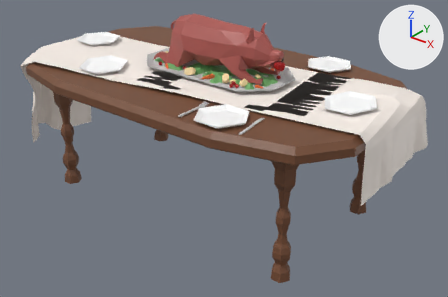
One commit to the FBX model unity/Basic/Assets/Models/Furniture/dining_table.fbx: the scene before it, then after it.
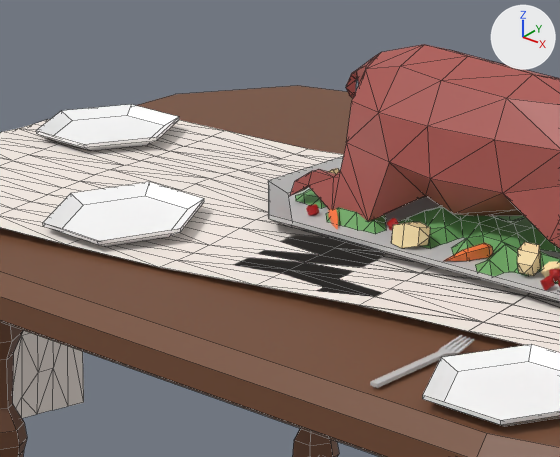
The first picture shows the older version from a 50 mm camera at (0.0672, -0.0795, 0.0604) aimed at (0.0035, 0.0002, 0.0111). The close-ups show both versions on the part from 15% to 52% of the width and 0% to 47% of the height of that picture; other places that the commit changed are outside them. Every picture has the same lights, and +X, +Y and +Z are marked at upper right. The close-ups show mesh edges as thin lines. Where no turn or scale is listed for an object, it has been applied to the vertices.

The older version as bpy lines, for what is in view:
```python
me_mesh_003 = bpy.data.meshes.new('Mesh.003')
me_mesh_003.from_pydata(...)  # 24 vertices, 20 faces; spans x -1.0..1.0, y -0.03..0.0, z -0.87..0.87
me_mesh_003.materials.append(mat_table)  # picture img_table_map_png
me_mesh_004 = bpy.data.meshes.new('Mesh.004')
me_mesh_004.from_pydata(...)  # 24 vertices, 20 faces; spans x -1.0..1.0, y -0.03..0.0, z -0.87..0.87
me_mesh_004.materials.append(mat_table)  # picture img_table_map_png
me_mesh_008 = bpy.data.meshes.new('Mesh.008')
me_mesh_008.from_pydata(...)  # 40 vertices, 32 faces; spans x -0.0005..0.0005, y -0.00225..0.00413, z -0.00009..0.00028
me_mesh_008.materials.append(mat_table)  # picture img_table_map_png
ob_fork1 = bpy.data.objects.new('fork1', me_mesh_008)
ob_fork1.location = (0.01012, -0.01637, 0.02533)
ob_pcylinder2 = bpy.data.objects.new('pCylinder2', me_mesh_004)
ob_pcylinder2.parent = ob_plates
ob_pcylinder2.location = (-1.465, 2.617, 1.097)
ob_pcylinder2.rotation_euler = (0.0546, 0.00117, -0.0214)  # degrees (3.1, 0.1, -1.2)
ob_pcylinder2.scale = (0.429, 1.89, 0.429)
ob_pcylinder3 = bpy.data.objects.new('pCylinder3', me_mesh_003)
ob_pcylinder3.parent = ob_plates
ob_pcylinder3.location = (-2.786, 2.627, 0.0556)
ob_pcylinder3.rotation_euler = (0.0, 0.0, -0.0116)  # degrees (0, 0, -0.7)
ob_pcylinder3.scale = (0.429, 1.89, 0.429)
# also in view: 'lettuce' at (0.0017, 0.0, 0.0263); 'platter' at (0.0021, 0.0, 0.026); 'wooden' at (0.0, 0.0, 0.0126); 'pig' at (0.0024, 0.0, 0.0304); 'potato1' at (0.0, -0.0047, 0.0264)
```
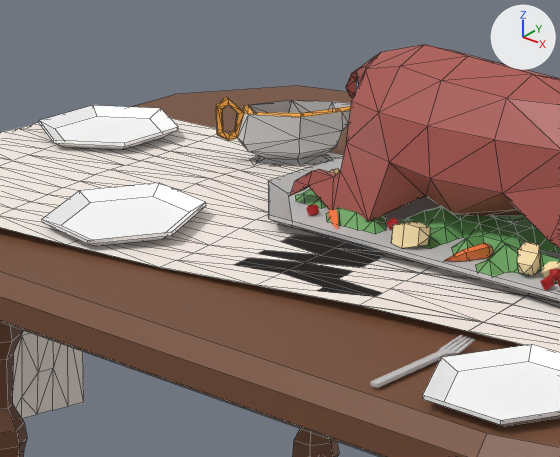
The change, as a list of edits to the scene's bpy script:
```text
Add me_mesh_042_1:
    me_mesh_042_1.from_pydata(...)  # 94 vertices, 188 faces; spans x -0.00269..0.00248, y -0.00378..0.00358, z -0.00145..0.00265
    me_mesh_042_1.materials.append(mat_table)  # picture img_table_map_png
Change ob_pcylinder2:
    ob_pcylinder2.rotation_euler: (0.0546, 0.00117, -0.0214) -> (0.055, -0.129, -0.0286)  # degrees (3.1, 0.1, -1.2) -> degrees (3.2, -7.4, -1.6)
Change ob_pcylinder3:
    ob_pcylinder3.rotation_euler: (0.0, 0.0, -0.0116) -> (0.0, 0.552, -0.0116)  # degrees (0, 0, -0.7) -> degrees (0, 32, -0.7)
Add ob_gravy_boat:
    ob_gravy_boat = bpy.data.objects.new('gravy_boat', me_mesh_042_1)
    ob_gravy_boat.location = (-0.01651, 0.0037, 0.02661)
```

Pixel boxes (x1, y1, x2, y2) of what changed, in the close-ups (560 x 457 px):
'pCylinder2', turned: before (43, 182, 204, 247); after (42, 183, 206, 246)
'gravy_boat', added: after (216, 97, 351, 164)
'pCylinder3', turned: before (36, 104, 179, 151); after (39, 105, 178, 150)
